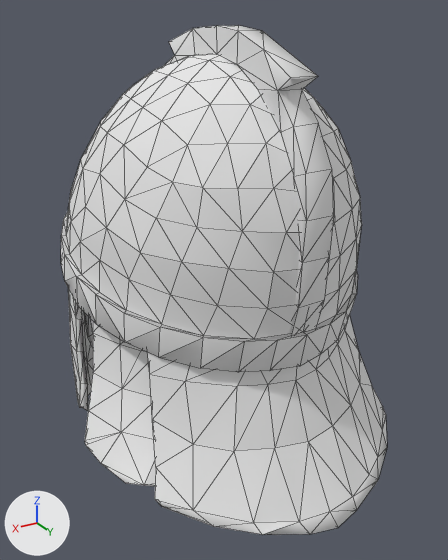
The glTF model godot-client/assets/actors/native/equipment/variants/glasswarden_female/militia_helmet_07.glb, before and after one commit.
Both versions are drawn from a camera (50 mm lens) standing at (0.282, 0.546, 0.252) and looking at (-0.001, 0.075, 0.016). Arrows for +X, +Y and +Z are at lower left; the lights stay in place. The older version comes first. Mesh edges are drawn as thin lines. Vertices at exactly the same position are counted once.

The older version as bpy lines, for what is in view:
```python
me_brass_helm = bpy.data.meshes.new('Brass Helm')
me_brass_helm.from_pydata(...)  # 839 vertices, 1552 faces; spans x -0.152..0.155, y -0.126..0.259, z -0.183..0.243
me_brass_helm.materials.append(mat_brass_helm_base)  # its picture is missing
ob_brass_helm = bpy.data.objects.new('Brass Helm', me_brass_helm)
ob_brass_helm.location = (0.0, 0.0, 0.0)
```
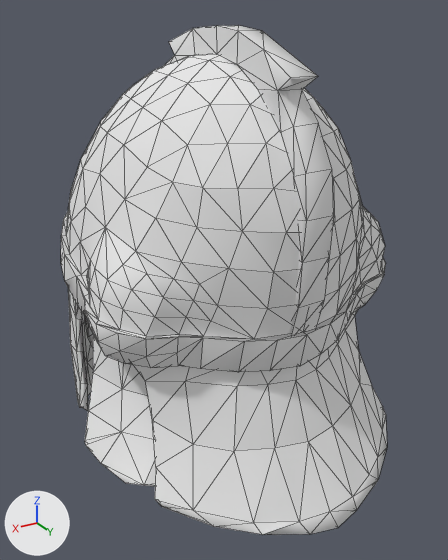
The newer file is also rescaled (x1.111), turned or shifted as a whole; pictures and numbers use the older file's frame.

Changed parts and their boxes (x1, y1, x2, y2) in the pictures (448 x 560 px):
part 1 of me_brass_helm, built on
    before: (336, 204, 362, 349)
    after: (336, 199, 386, 350)
part 2 of me_brass_helm, built on
    both: (76, 175, 254, 420)

The change, as a diff of the scene's bpy script:
```diff
--- a/godot-client/assets/actors/native/equipment/variants/glasswarden_female/militia_helmet_07.glb.py
+++ b/godot-client/assets/actors/native/equipment/variants/glasswarden_female/militia_helmet_07.glb.py
@@ me_brass_helm @@
 # used by ob_brass_helm; location = (0.0, 0.0, 0.0)
-me_brass_helm.from_pydata(...)  # 839 vertices, 1552 faces; spans x -0.152..0.155, y -0.126..0.259, z -0.183..0.243
+me_brass_helm.from_pydata(...)  # 1088 vertices, 2035 faces; spans x -0.152..0.155, y -0.126..0.259, z -0.183..0.243
+# me_brass_helm part 1: 12 vertices moved from x -0.108..-0.075, y 0.119..0.157, z -0.022..0.085 to x -0.129..-0.076, y 0.124..0.158, z -0.024..0.088; 28 vertices removed from x -0.131..-0.087, y 0.072..0.162, z -0.02..0.096; 163 vertices added at x -0.15..-0.046, y 0.044..0.184, z -0.022..0.113
+# me_brass_helm part 2: 16 vertices moved from x 0.075..0.124, y 0.081..0.158, z -0.022..0.096 to x 0.076..0.129, y 0.059..0.169, z -0.024..0.097; 24 vertices removed from x 0.075..0.132, y 0.074..0.174, z -0.013..0.085; 138 vertices added at x 0.046..0.149, y 0.044..0.185, z -0.015..0.109
 me_brass_helm.materials.append(mat_brass_helm_base)
```
